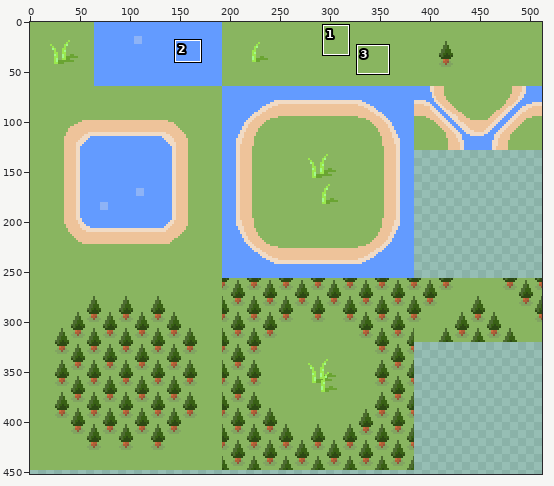
File history of a sprite sheet, src/images/terrain-deep.png. The first picture is a wide view before the edit; the outline marks the close-up.
Close-up. As it was:
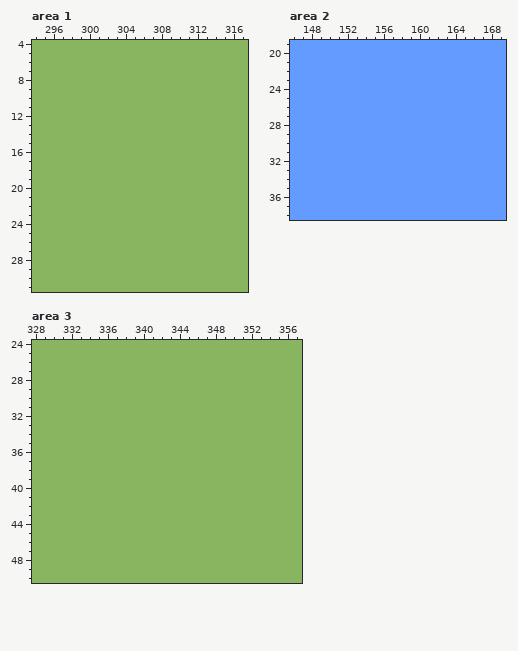
The file is 512x512 pixels. Colours within 5 levels of each other are drawn and written as one. Shown: area 1: x 294..317, y 4..31; area 2: x 146..169, y 19..38; area 3: x 328..357, y 24..50. The wide view leaves out empty margins. The commit also changed other parts of the picture, which this record leaves out.
Once edited:
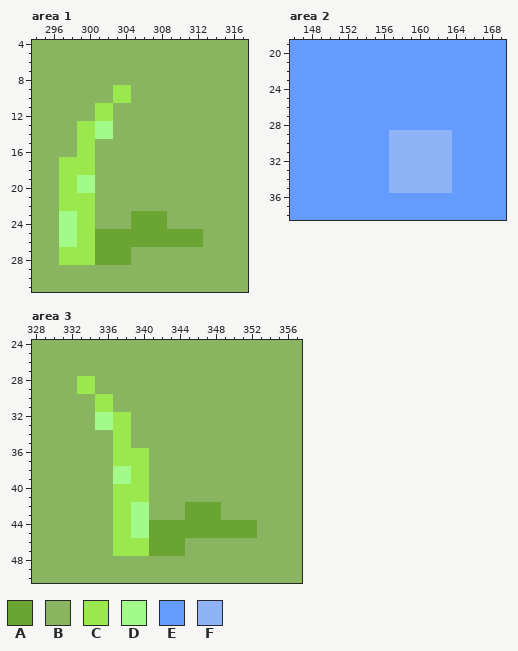
Palette (. is transparent): A #6aa432  B #89b560  C #9ae84d  D #a2fa89  E #639bff  F #8eb3f6
What changed:
--- area 1
@@ x 294..317 @@
  8 BBBBBBBBBBBBBBBBBBBBBBBB
- 9 BBBBBBBBBBBBBBBBBBBBBBBB
-10 BBBBBBBBBBBBBBBBBBBBBBBB
-11 BBBBBBBBBBBBBBBBBBBBBBBB
-12 BBBBBBBBBBBBBBBBBBBBBBBB
-13 BBBBBBBBBBBBBBBBBBBBBBBB
-14 BBBBBBBBBBBBBBBBBBBBBBBB
-15 BBBBBBBBBBBBBBBBBBBBBBBB
-16 BBBBBBBBBBBBBBBBBBBBBBBB
-17 BBBBBBBBBBBBBBBBBBBBBBBB
-18 BBBBBBBBBBBBBBBBBBBBBBBB
-19 BBBBBBBBBBBBBBBBBBBBBBBB
-20 BBBBBBBBBBBBBBBBBBBBBBBB
-21 BBBBBBBBBBBBBBBBBBBBBBBB
-22 BBBBBBBBBBBBBBBBBBBBBBBB
-23 BBBBBBBBBBBBBBBBBBBBBBBB
-24 BBBBBBBBBBBBBBBBBBBBBBBB
-25 BBBBBBBBBBBBBBBBBBBBBBBB
-26 BBBBBBBBBBBBBBBBBBBBBBBB
-27 BBBBBBBBBBBBBBBBBBBBBBBB
-28 BBBBBBBBBBBBBBBBBBBBBBBB
+ 9 BBBBBBBBBCCBBBBBBBBBBBBB
+10 BBBBBBBBBCCBBBBBBBBBBBBB
+11 BBBBBBBCCBBBBBBBBBBBBBBB
+12 BBBBBBBCCBBBBBBBBBBBBBBB
+13 BBBBBCCDDBBBBBBBBBBBBBBB
+14 BBBBBCCDDBBBBBBBBBBBBBBB
+15 BBBBBCCBBBBBBBBBBBBBBBBB
+16 BBBBBCCBBBBBBBBBBBBBBBBB
+17 BBBCCCCBBBBBBBBBBBBBBBBB
+18 BBBCCCCBBBBBBBBBBBBBBBBB
+19 BBBCCDDBBBBBBBBBBBBBBBBB
+20 BBBCCDDBBBBBBBBBBBBBBBBB
+21 BBBCCCCBBBBBBBBBBBBBBBBB
+22 BBBCCCCBBBBBBBBBBBBBBBBB
+23 BBBDDCCBBBBAAAABBBBBBBBB
+24 BBBDDCCBBBBAAAABBBBBBBBB
+25 BBBDDCCAAAAAAAAAAAABBBBB
+26 BBBDDCCAAAAAAAAAAAABBBBB
+27 BBBCCCCAAAABBBBBBBBBBBBB
+28 BBBCCCCAAAABBBBBBBBBBBBB
 29 BBBBBBBBBBBBBBBBBBBBBBBB
--- area 2
@@ x 155..165 @@
 28 EEEEEEEEEEE
-29 EEEEEEEEEEE
-30 EEEEEEEEEEE
-31 EEEEEEEEEEE
-32 EEEEEEEEEEE
-33 EEEEEEEEEEE
-34 EEEEEEEEEEE
-35 EEEEEEEEEEE
+29 EEFFFFFFFEE
+30 EEFFFFFFFEE
+31 EEFFFFFFFEE
+32 EEFFFFFFFEE
+33 EEFFFFFFFEE
+34 EEFFFFFFFEE
+35 EEFFFFFFFEE
 36 EEEEEEEEEEE
--- area 3
@@ x 328..357 @@
 27 BBBBBBBBBBBBBBBBBBBBBBBBBBBBBB
-28 BBBBBBBBBBBBBBBBBBBBBBBBBBBBBB
-29 BBBBBBBBBBBBBBBBBBBBBBBBBBBBBB
-30 BBBBBBBBBBBBBBBBBBBBBBBBBBBBBB
-31 BBBBBBBBBBBBBBBBBBBBBBBBBBBBBB
-32 BBBBBBBBBBBBBBBBBBBBBBBBBBBBBB
-33 BBBBBBBBBBBBBBBBBBBBBBBBBBBBBB
-34 BBBBBBBBBBBBBBBBBBBBBBBBBBBBBB
-35 BBBBBBBBBBBBBBBBBBBBBBBBBBBBBB
-36 BBBBBBBBBBBBBBBBBBBBBBBBBBBBBB
-37 BBBBBBBBBBBBBBBBBBBBBBBBBBBBBB
-38 BBBBBBBBBBBBBBBBBBBBBBBBBBBBBB
-39 BBBBBBBBBBBBBBBBBBBBBBBBBBBBBB
-40 BBBBBBBBBBBBBBBBBBBBBBBBBBBBBB
-41 BBBBBBBBBBBBBBBBBBBBBBBBBBBBBB
-42 BBBBBBBBBBBBBBBBBBBBBBBBBBBBBB
-43 BBBBBBBBBBBBBBBBBBBBBBBBBBBBBB
-44 BBBBBBBBBBBBBBBBBBBBBBBBBBBBBB
-45 BBBBBBBBBBBBBBBBBBBBBBBBBBBBBB
-46 BBBBBBBBBBBBBBBBBBBBBBBBBBBBBB
-47 BBBBBBBBBBBBBBBBBBBBBBBBBBBBBB
+28 BBBBBCCBBBBBBBBBBBBBBBBBBBBBBB
+29 BBBBBCCBBBBBBBBBBBBBBBBBBBBBBB
+30 BBBBBBBCCBBBBBBBBBBBBBBBBBBBBB
+31 BBBBBBBCCBBBBBBBBBBBBBBBBBBBBB
+32 BBBBBBBDDCCBBBBBBBBBBBBBBBBBBB
+33 BBBBBBBDDCCBBBBBBBBBBBBBBBBBBB
+34 BBBBBBBBBCCBBBBBBBBBBBBBBBBBBB
+35 BBBBBBBBBCCBBBBBBBBBBBBBBBBBBB
+36 BBBBBBBBBCCCCBBBBBBBBBBBBBBBBB
+37 BBBBBBBBBCCCCBBBBBBBBBBBBBBBBB
+38 BBBBBBBBBDDCCBBBBBBBBBBBBBBBBB
+39 BBBBBBBBBDDCCBBBBBBBBBBBBBBBBB
+40 BBBBBBBBBCCCCBBBBBBBBBBBBBBBBB
+41 BBBBBBBBBCCCCBBBBBBBBBBBBBBBBB
+42 BBBBBBBBBCCDDBBBBAAAABBBBBBBBB
+43 BBBBBBBBBCCDDBBBBAAAABBBBBBBBB
+44 BBBBBBBBBCCDDAAAAAAAAAAAABBBBB
+45 BBBBBBBBBCCDDAAAAAAAAAAAABBBBB
+46 BBBBBBBBBCCCCAAAABBBBBBBBBBBBB
+47 BBBBBBBBBCCCCAAAABBBBBBBBBBBBB
 48 BBBBBBBBBBBBBBBBBBBBBBBBBBBBBB
Pixel boxes of the changes (left, top, right, bottom) in both close-ups:
changed: (59, 85, 203, 265)
changed: (389, 130, 452, 193)
changed: (77, 376, 257, 556)
